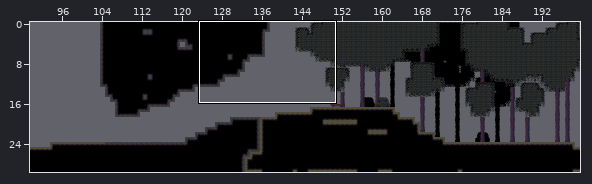
Level history. Tiled map: AngryCastle/levels/hamond_02.tmx. Above, an overview of the earlier version with the close-up marked.
Close-up. Before:
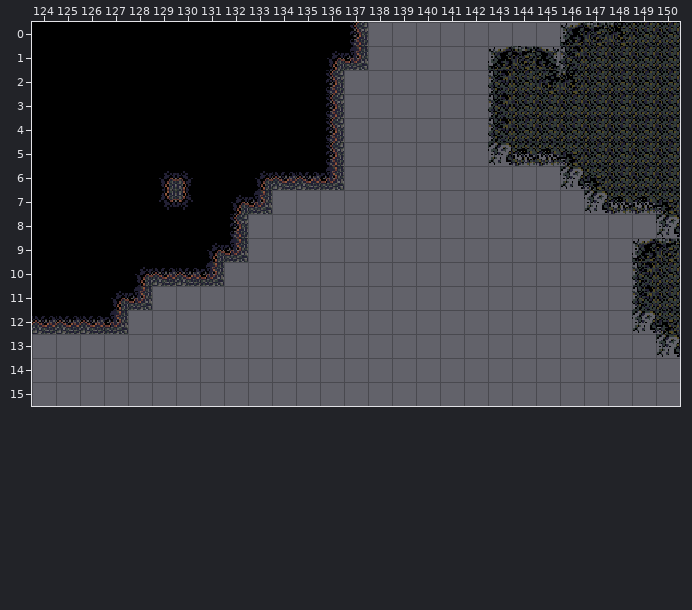
Cells are 16x16 px. Shown: x 124..150, y 0..15. The commit also changed other parts of the map, which this record leaves out.
After the commit:
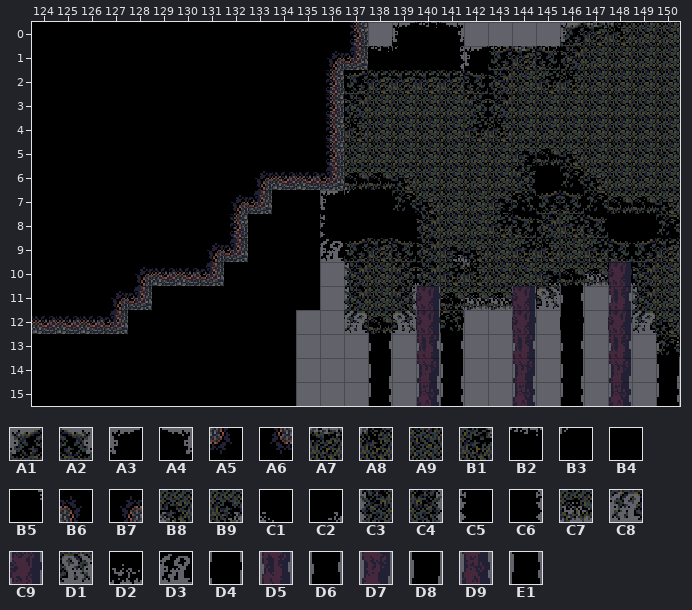
Key: from "Hamond_tileset": A1 18, A2 20, A3 26, A4 28, A5 36, A6 37, A7 49, A8 50, A9 51, B1 52, B2 57, B3 58, B4 59, B5 60, B6 68, B7 69, B8 82, B9 84, C1 90, C2 92, C3 114, C4 116, C5 122, C6 124, C7 145, C8 146, C9 147, D1 148, D2 153, D3 154, D4 155, D5 179, D6 187, D7 211, D8 219, D9 243, E1 251.
__ is an empty cell.
Diff:
{"where": "layer \"SilhouetteLayer\""}
{"y":0,"x":139,"old":"__ __ __","new":"A3 B2 A4"}
{"y":1,"x":138,"old":"__ __ __ __ __ __","new":"B2 B3 B4 C6 A3 B2"}
{"y":1,"x":145,"old":"__ __","new":"B2 A4"}
{"y":2,"x":137,"old":"__ __ __ __ __ __ __","new":"B4 B4 B4 B4 C6 C5 B4"}
{"y":2,"x":146,"old":"__","new":"C6"}
{"y":3,"x":137,"old":"__","new":"B4"}
{"y":3,"x":142,"old":"__ __","new":"B3 B4"}
{"y":4,"x":137,"old":"__","new":"B4"}
{"y":4,"x":142,"old":"__ __","new":"B4 B4"}
{"y":5,"x":144,"old":"__ __ __","new":"B4 B5 A4"}
{"y":6,"x":137,"old":"__ __ __","new":"C1 B4 B4"}
{"y":6,"x":144,"old":"__ __ __ __","new":"B4 B4 B5 B2"}
{"y":7,"x":134,"old":"__ __ __ __ __ __ __","new":"B4 B4 A3 B3 B4 B4 B4"}
{"y":7,"x":143,"old":"__ __ __ __ __ __ __ __","new":"B4 B4 B4 B4 B4 B4 B4 B4"}
{"y":8,"x":133,"old":"__ __ __ __ __ __ __ __","new":"B4 B4 B4 C5 B4 B4 B4 B4"}
{"y":8,"x":143,"old":"__ __ __ __ __ __ __ __","new":"C2 C1 B4 B4 B4 B4 B4 B4"}
{"y":9,"x":133,"old":"__ __ __ __ __ __ __ __ __ __","new":"B4 B4 B4 D3 D2 D4 B4 B4 C2 D2"}
{"y":9,"x":144,"old":"__ __","new":"C5 B4"}
{"y":9,"x":147,"old":"__ __ __ __","new":"B4 B4 B4 B4"}
{"y":10,"x":132,"old":"__ __ __ __","new":"B4 B4 B4 B4"}
{"y":10,"x":139,"old":"__ __ __","new":"D2 D2 D4"}
{"y":10,"x":145,"old":"__ __ __ __ __","new":"D2 D4 D2 D2 D2"}
{"y":11,"x":129,"old":"__ __ __ __ __ __ __","new":"B4 B4 B4 B4 B4 B4 B4"}
{"y":11,"x":141,"old":"__","new":"D6"}
{"y":11,"x":146,"old":"__","new":"D6"}
{"y":12,"x":128,"old":"__ __ __ __ __ __ __","new":"B4 B4 B4 B4 B4 B4 B4"}
{"y":12,"x":138,"old":"__","new":"D4"}
{"y":12,"x":141,"old":"__","new":"D4"}
{"y":12,"x":146,"old":"__","new":"D4"}
{"y":12,"x":150,"old":"__","new":"D4"}
{"y":13,"x":124,"old":"__ __ __ __ __ __ __ __ __ __ __","new":"B4 B4 B4 B4 B4 B4 B4 B4 B4 B4 B4"}
{"y":13,"x":138,"old":"__","new":"D6"}
{"y":13,"x":141,"old":"__","new":"D6"}
{"y":13,"x":146,"old":"__","new":"D6"}
{"y":13,"x":150,"old":"__","new":"D6"}
{"y":14,"x":124,"old":"__ __ __ __ __ __ __ __ __ __ __","new":"B4 B4 B4 B4 B4 B4 B4 B4 B4 B4 B4"}
{"y":14,"x":138,"old":"__","new":"D8"}
{"y":14,"x":141,"old":"__","new":"D8"}
{"y":14,"x":146,"old":"__","new":"D8"}
{"y":14,"x":150,"old":"__","new":"D8"}
{"y":15,"x":124,"old":"__ __ __ __ __ __ __ __ __ __ __","new":"B4 B4 B4 B4 B4 B4 B4 B4 B4 B4 B4"}
{"y":15,"x":138,"old":"__","new":"E1"}
{"y":15,"x":141,"old":"__","new":"E1"}
{"y":15,"x":146,"old":"__","new":"E1"}
{"y":15,"x":150,"old":"__","new":"E1"}
{"where": "layer \"BackgroundLayer\""}
{"y":2,"x":137,"old":"__ __ __ __ __ __","new":"A1 A7 A7 A7 A7 A2"}
{"y":3,"x":137,"old":"__ __ __ __ __ __","new":"C3 A9 A9 A9 A9 C4"}
{"y":4,"x":137,"old":"__ __ __ __ __ __ C3","new":"A8 A9 A9 A9 A9 B1 A8"}
{"y":5,"x":137,"old":"__ __ __ __ __ __ C8 C7","new":"A9 A9 A9 A9 A9 A9 A9 B9"}
{"y":6,"x":137,"old":"__ __ __ __ __ __ __ __","new":"C7 C7 B8 A9 A9 A9 A9 C4"}
{"y":7,"x":139,"old":"__ __ __ __ __ __ __ __","new":"C8 B8 A9 A9 B9 D1 A1 A2"}
{"y":8,"x":140,"old":"__ __ __ __ __ __ __ __","new":"C3 A9 A9 B1 A2 C3 B1 A2"}
{"y":9,"x":137,"old":"__ __ __ __ __ __ __ __ __ __ __ __","new":"A1 A7 A2 C3 B9 B8 A9 B1 A8 A9 B1 A2"}
{"y":10,"x":137,"old":"__ __ __ __ __ __ __ __ __ __ __ __","new":"C3 A9 C4 C3 B1 A8 A9 A9 B9 C7 C7 C9"}
{"y":11,"x":137,"old":"__ __ __ __ __ __ __ __ __","new":"C3 A9 C4 C9 C7 C7 C7 C9 D1"}
{"y":11,"x":148,"old":"__","new":"D5"}
{"y":12,"x":137,"old":"__ __ __ __ __","new":"C8 C7 D1 C9 D1"}
{"y":12,"x":144,"old":"__","new":"C9"}
{"y":12,"x":148,"old":"__","new":"C9"}
{"y":13,"x":140,"old":"__","new":"D5"}
{"y":13,"x":144,"old":"__","new":"D5"}
{"y":13,"x":148,"old":"__","new":"D5"}
{"y":14,"x":140,"old":"__","new":"D7"}
{"y":14,"x":144,"old":"__","new":"D7"}
{"y":14,"x":148,"old":"__","new":"D7"}
{"y":15,"x":140,"old":"__","new":"D9"}
{"y":15,"x":144,"old":"__","new":"D9"}
{"y":15,"x":148,"old":"__","new":"D9"}
{"where": "layer \"GameLayer\""}
{"y":6,"x":129,"old":"B7 B6","new":"B4 B4"}
{"y":7,"x":129,"old":"A6 A5","new":"B4 B4"}
{"label":"changed","picture_box":[32,22,680,406]}
